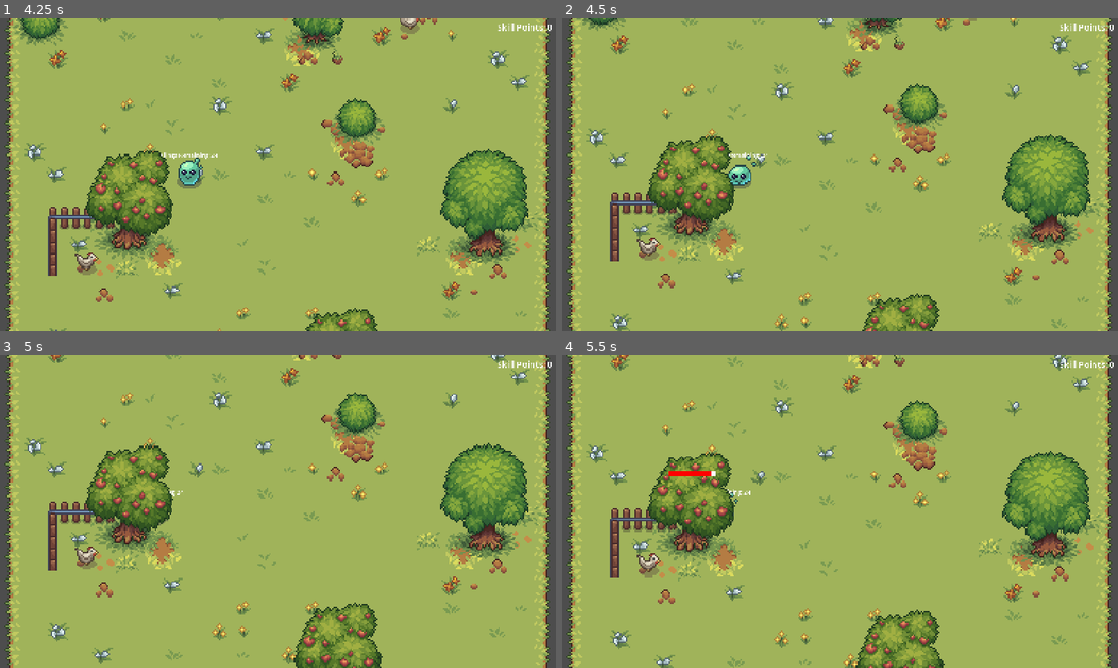
Above: before the commit, frames 1-4 (two rows, left to right).
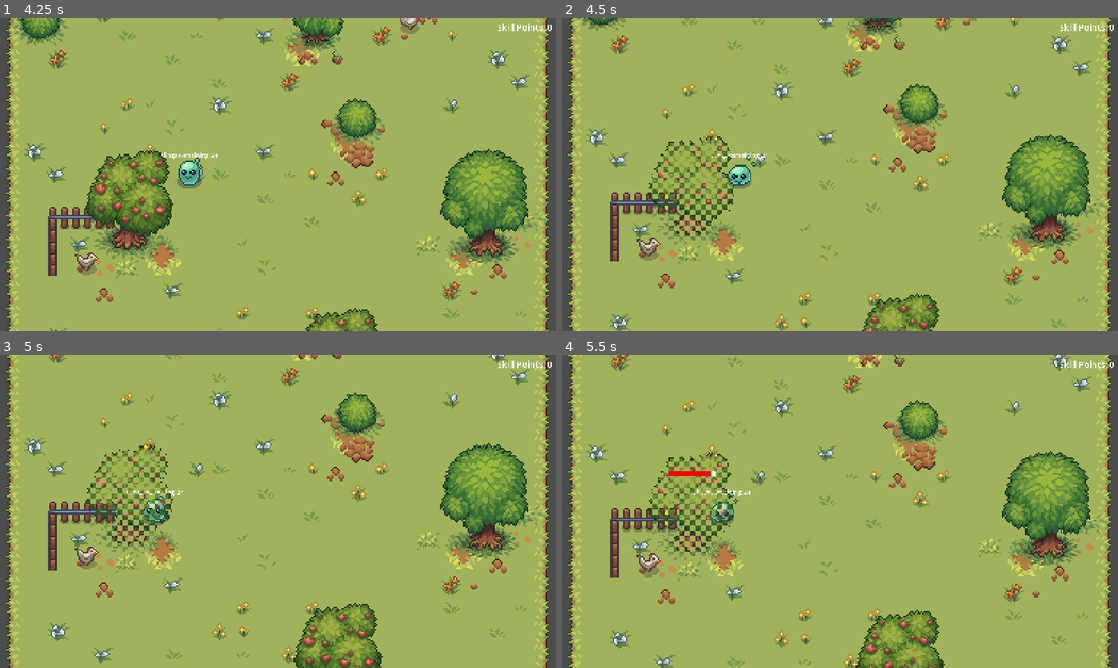
Above: after the commit, the same moments.

Repository: Auseawesome/HavenBounceBack
Game: Godot game, scene res://main.tscn
Two runs of this game, one before a commit and one after it. Both use one fixed random seed, a clock stepped at 60 frames per second and the inputs below.
Inputs (mouse positions are in pixels of both pictures, inside the frame that each line leads up to):
- Up to frame 1 (4.25 s): click "Play Game!" at 0.5 s; click "Enter Level" at 1.25 s; drag from (278, 174) to (333, 105) at 2.02 s; drag from (166, 190) to (250, 237) at 2.77 s; move the mouse to (333, 105) at 3.52 s; click (333, 105) at 3.67 s
- Up to frame 2 (4.5 s): drag from (812, 237) to (673, 127) at 4.27 s
- Up to frame 3 (5 s): no input
- Up to frame 4 (5.5 s): move the mouse to (1006, 558) at 5.02 s; click (1006, 558) at 5.17 s

Frame 1 is identical in both runs. In frame 2, 1.8% of the frame differs, in the area x 15-32%, y 37-73%; in frame 3, 1.8%; in frame 4, 1.7%.

Commit message:
Add transparency shader for obscured foliage

Diff:
--- /dev/null
+++ b/materials/translucent.gdshader
@@ -0,0 +1,19 @@
+shader_type canvas_item;
+
+void vertex() {
+	// Called for every vertex the material is visible on.
+}
+
+void fragment() {
+	int x = int(FRAGCOORD.x / 4.0);
+	int y = int(FRAGCOORD.y / 4.0);
+
+	if ((x + y) % 2 == 0) {
+		COLOR = vec4(0.0);
+	}
+}
+
+//void light() {
+//	// Called for every pixel for every light affecting the CanvasItem.
+//	// Uncomment to replace the default light processing function with this one.
+//}
--- /dev/null
+++ b/materials/translucent_material.tres
@@ -0,0 +1,6 @@
+[gd_resource type="ShaderMaterial" format=3 uid="uid://cmwgbx15tsck4"]
+
+[ext_resource type="Shader" uid="uid://c3aan343accfv" path="res://materials/translucent.gdshader" id="1_kxkd4"]
+
+[resource]
+shader = ExtResource("1_kxkd4")
--- a/obstacles/animals/chicken.tscn
+++ b/obstacles/animals/chicken.tscn
@@ -5,6 +5,10 @@
 
 [sub_resource type="CapsuleShape2D" id="CapsuleShape2D_p7dgv"]
 radius = 5.0
+height = 16.0
+
+[sub_resource type="CapsuleShape2D" id="CapsuleShape2D_xkbdm"]
+radius = 3.0
 height = 16.0
 
 [node name="Chicken" unique_id=841894801 instance=ExtResource("1_ouahf")]
@@ -20,8 +24,13 @@
 position = Vector2(0, 0)
 shape = SubResource("CapsuleShape2D_p7dgv")
 
-[node name="HealthBar" parent="." index="2" unique_id=1951282074]
+[node name="HealthBar" parent="." index="3" unique_id=1951282074]
 offset_left = -8.0
 offset_top = -17.0
 offset_right = 8.0
 offset_bottom = 15.0
+
+[node name="CollisionShape2D" parent="ObscuredArea" parent_id_path=PackedInt32Array(322378701) index="0" unique_id=360312612]
+position = Vector2(0, -4)
+rotation = 1.5707964
+shape = SubResource("CapsuleShape2D_xkbdm")
--- a/obstacles/animals/cow.tscn
+++ b/obstacles/animals/cow.tscn
@@ -6,6 +6,10 @@
 [sub_resource type="CapsuleShape2D" id="CapsuleShape2D_p7dgv"]
 radius = 7.0
 height = 32.0
+
+[sub_resource type="CapsuleShape2D" id="CapsuleShape2D_1sq0h"]
+radius = 6.0
+height = 34.0
 
 [node name="Cow" unique_id=841894801 instance=ExtResource("1_6q65o")]
 max_health = 150
@@ -20,6 +24,11 @@
 position = Vector2(0, 0)
 shape = SubResource("CapsuleShape2D_p7dgv")
 
-[node name="HealthBar" parent="." index="2" unique_id=1951282074]
+[node name="HealthBar" parent="." index="3" unique_id=1951282074]
 offset_top = -21.0
 offset_bottom = 11.0
+
+[node name="CollisionShape2D" parent="ObscuredArea" parent_id_path=PackedInt32Array(322378701) index="0" unique_id=360312612]
+position = Vector2(-1, -5)
+rotation = 1.5707964
+shape = SubResource("CapsuleShape2D_1sq0h")
--- a/obstacles/animals/pig.tscn
+++ b/obstacles/animals/pig.tscn
@@ -6,6 +6,10 @@
 [sub_resource type="CapsuleShape2D" id="CapsuleShape2D_p7dgv"]
 radius = 5.0
 height = 24.0
+
+[sub_resource type="CapsuleShape2D" id="CapsuleShape2D_l0452"]
+radius = 6.0
+height = 22.0
 
 [node name="Pig" unique_id=841894801 instance=ExtResource("1_foujj")]
 max_health = 150
@@ -20,6 +24,11 @@
 position = Vector2(0, 0)
 shape = SubResource("CapsuleShape2D_p7dgv")
 
-[node name="HealthBar" parent="." index="2" unique_id=1951282074]
+[node name="HealthBar" parent="." index="3" unique_id=1951282074]
 offset_top = -20.0
 offset_bottom = 12.0
+
+[node name="CollisionShape2D" parent="ObscuredArea" parent_id_path=PackedInt32Array(322378701) index="0" unique_id=360312612]
+position = Vector2(3, -6)
+rotation = 1.5707964
+shape = SubResource("CapsuleShape2D_l0452")
--- a/obstacles/fences/fence.tscn
+++ b/obstacles/fences/fence.tscn
@@ -6,6 +6,9 @@
 [sub_resource type="CapsuleShape2D" id="CapsuleShape2D_p7dgv"]
 radius = 6.0
 height = 20.0
+
+[sub_resource type="RectangleShape2D" id="RectangleShape2D_6fl25"]
+size = Vector2(16, 12)
 
 [node name="Fence" unique_id=841894801 instance=ExtResource("1_3pdb5")]
 max_health = 20
@@ -20,8 +23,12 @@
 position = Vector2(0, 0)
 shape = SubResource("CapsuleShape2D_p7dgv")
 
-[node name="HealthBar" parent="." index="2" unique_id=1951282074]
+[node name="HealthBar" parent="." index="3" unique_id=1951282074]
 offset_left = -7.0
 offset_top = -18.0
 offset_right = 7.0
 offset_bottom = 14.0
+
+[node name="CollisionShape2D" parent="ObscuredArea" parent_id_path=PackedInt32Array(322378701) index="0" unique_id=360312612]
+position = Vector2(0, -4)
+shape = SubResource("RectangleShape2D_6fl25")
--- a/obstacles/fences/fence_back_left.tscn
+++ b/obstacles/fences/fence_back_left.tscn
@@ -6,6 +6,9 @@
 [sub_resource type="CapsuleShape2D" id="CapsuleShape2D_p7dgv"]
 radius = 6.0
 height = 20.0
+
+[sub_resource type="RectangleShape2D" id="RectangleShape2D_qi21q"]
+size = Vector2(16, 12)
 
 [node name="FenceBackLeft" unique_id=841894801 instance=ExtResource("1_3boel")]
 max_health = 20
@@ -20,8 +23,12 @@
 position = Vector2(0, 0)
 shape = SubResource("CapsuleShape2D_p7dgv")
 
-[node name="HealthBar" parent="." index="2" unique_id=1951282074]
+[node name="HealthBar" parent="." index="3" unique_id=1951282074]
 offset_left = -7.0
 offset_top = -18.0
 offset_right = 7.0
 offset_bottom = 14.0
+
+[node name="CollisionShape2D" parent="ObscuredArea" parent_id_path=PackedInt32Array(322378701) index="0" unique_id=360312612]
+position = Vector2(0, -4)
+shape = SubResource("RectangleShape2D_qi21q")
--- a/obstacles/fences/fence_back_right.tscn
+++ b/obstacles/fences/fence_back_right.tscn
@@ -6,6 +6,9 @@
 [sub_resource type="CapsuleShape2D" id="CapsuleShape2D_p7dgv"]
 radius = 6.0
 height = 20.0
+
+[sub_resource type="RectangleShape2D" id="RectangleShape2D_xdr6u"]
+size = Vector2(16, 12)
 
 [node name="FenceBackRight" unique_id=841894801 instance=ExtResource("1_oibkg")]
 max_health = 20
@@ -20,8 +23,12 @@
 position = Vector2(0, 0)
 shape = SubResource("CapsuleShape2D_p7dgv")
 
-[node name="HealthBar" parent="." index="2" unique_id=1951282074]
+[node name="HealthBar" parent="." index="3" unique_id=1951282074]
 offset_left = -7.0
 offset_top = -18.0
 offset_right = 7.0
 offset_bottom = 14.0
+
+[node name="CollisionShape2D" parent="ObscuredArea" parent_id_path=PackedInt32Array(322378701) index="0" unique_id=360312612]
+position = Vector2(0, -4)
+shape = SubResource("RectangleShape2D_xdr6u")
--- a/obstacles/fences/fence_left.tscn
+++ b/obstacles/fences/fence_left.tscn
@@ -6,6 +6,9 @@
 [sub_resource type="CapsuleShape2D" id="CapsuleShape2D_p7dgv"]
 radius = 6.0
 height = 20.0
+
+[sub_resource type="RectangleShape2D" id="RectangleShape2D_ocdu2"]
+size = Vector2(16, 12)
 
 [node name="FenceLeft" unique_id=841894801 instance=ExtResource("1_s75w6")]
 max_health = 20
@@ -20,8 +23,12 @@
 position = Vector2(0, 0)
 shape = SubResource("CapsuleShape2D_p7dgv")
 
-[node name="HealthBar" parent="." index="2" unique_id=1951282074]
+[node name="HealthBar" parent="." index="3" unique_id=1951282074]
 offset_left = -7.0
 offset_top = -18.0
 offset_right = 7.0
 offset_bottom = 14.0
+
+[node name="CollisionShape2D" parent="ObscuredArea" parent_id_path=PackedInt32Array(322378701) index="0" unique_id=360312612]
+position = Vector2(0, -4)
+shape = SubResource("RectangleShape2D_ocdu2")
--- a/obstacles/fences/fence_right.tscn
+++ b/obstacles/fences/fence_right.tscn
@@ -6,6 +6,9 @@
 [sub_resource type="CapsuleShape2D" id="CapsuleShape2D_p7dgv"]
 radius = 6.0
 height = 20.0
+
+[sub_resource type="RectangleShape2D" id="RectangleShape2D_6e4fs"]
+size = Vector2(16, 12)
 
 [node name="FenceRight" unique_id=841894801 instance=ExtResource("1_gklny")]
 max_health = 20
@@ -20,8 +23,12 @@
 position = Vector2(0, 0)
 shape = SubResource("CapsuleShape2D_p7dgv")
 
-[node name="HealthBar" parent="." index="2" unique_id=1951282074]
+[node name="HealthBar" parent="." index="3" unique_id=1951282074]
 offset_left = -7.0
 offset_top = -18.0
 offset_right = 7.0
 offset_bottom = 14.0
+
+[node name="CollisionShape2D" parent="ObscuredArea" parent_id_path=PackedInt32Array(322378701) index="0" unique_id=360312612]
+position = Vector2(0, -4)
+shape = SubResource("RectangleShape2D_6e4fs")
--- a/obstacles/fences/fence_up_left.tscn
+++ b/obstacles/fences/fence_up_left.tscn
@@ -6,6 +6,9 @@
 [sub_resource type="CapsuleShape2D" id="CapsuleShape2D_p7dgv"]
 radius = 3.5
 height = 22.0
+
+[sub_resource type="RectangleShape2D" id="RectangleShape2D_q1tgy"]
+size = Vector2(7, 9)
 
 [node name="FenceUpLeft" unique_id=841894801 instance=ExtResource("1_dyc8c")]
 max_health = 20
@@ -21,8 +24,12 @@
 rotation = 0.0
 shape = SubResource("CapsuleShape2D_p7dgv")
 
-[node name="HealthBar" parent="." index="2" unique_id=1951282074]
+[node name="HealthBar" parent="." index="3" unique_id=1951282074]
 offset_left = -7.0
 offset_top = -18.0
 offset_right = 7.0
 offset_bottom = 14.0
+
+[node name="CollisionShape2D" parent="ObscuredArea" parent_id_path=PackedInt32Array(322378701) index="0" unique_id=360312612]
+position = Vector2(-3.5, -6.5)
+shape = SubResource("RectangleShape2D_q1tgy")
--- a/obstacles/fences/fence_up_right.tscn
+++ b/obstacles/fences/fence_up_right.tscn
@@ -6,6 +6,9 @@
 [sub_resource type="CapsuleShape2D" id="CapsuleShape2D_p7dgv"]
 radius = 3.5
 height = 22.0
+
+[sub_resource type="RectangleShape2D" id="RectangleShape2D_hrpam"]
+size = Vector2(7, 9)
 
 [node name="FenceUpRight" unique_id=841894801 instance=ExtResource("1_l4cry")]
 max_health = 20
@@ -21,8 +24,12 @@
 rotation = 0.0
 shape = SubResource("CapsuleShape2D_p7dgv")
 
-[node name="HealthBar" parent="." index="2" unique_id=1951282074]
+[node name="HealthBar" parent="." index="3" unique_id=1951282074]
 offset_left = -7.0
 offset_top = -18.0
 offset_right = 7.0
 offset_bottom = 14.0
+
+[node name="CollisionShape2D" parent="ObscuredArea" parent_id_path=PackedInt32Array(322378701) index="0" unique_id=360312612]
+position = Vector2(4.5, -7)
+shape = SubResource("RectangleShape2D_hrpam")
--- a/obstacles/foliage/apple_tree.tscn
+++ b/obstacles/foliage/apple_tree.tscn
@@ -1,6 +1,10 @@
 [gd_scene format=3 uid="uid://dxpoqpllbu70g"]
 
 [ext_resource type="PackedScene" uid="uid://bqihy530r71g4" path="res://obstacles/obstacle_base.tscn" id="1_rgfyn"]
+
+[sub_resource type="CapsuleShape2D" id="CapsuleShape2D_4pjhv"]
+radius = 26.0
+height = 56.0
 
 [node name="AppleTree" unique_id=841894801 instance=ExtResource("1_rgfyn")]
 max_health = 50
@@ -13,6 +17,10 @@
 [node name="CollisionShape2D" parent="." index="1" unique_id=396573896]
 position = Vector2(0, 0)
 
-[node name="HealthBar" parent="." index="2" unique_id=1951282074]
+[node name="HealthBar" parent="." index="3" unique_id=1951282074]
 offset_top = -49.0
 offset_bottom = -17.0
+
+[node name="CollisionShape2D" parent="ObscuredArea" parent_id_path=PackedInt32Array(322378701) index="0" unique_id=360312612]
+position = Vector2(0, -30)
+shape = SubResource("CapsuleShape2D_4pjhv")
--- a/obstacles/foliage/big_tree.tscn
+++ b/obstacles/foliage/big_tree.tscn
@@ -12,6 +12,9 @@
 [node name="CollisionShape2D" parent="." index="1" unique_id=396573896]
 position = Vector2(0, 0)
 
-[node name="HealthBar" parent="." index="2" unique_id=1951282074]
+[node name="HealthBar" parent="." index="3" unique_id=1951282074]
 offset_top = -40.0
 offset_bottom = -8.0
+
+[node name="CollisionShape2D" parent="ObscuredArea" parent_id_path=PackedInt32Array(322378701) index="0" unique_id=360312612]
+position = Vector2(0, -32)
--- a/obstacles/foliage/bush.tscn
+++ b/obstacles/foliage/bush.tscn
@@ -5,6 +5,9 @@
 [sub_resource type="CapsuleShape2D" id="CapsuleShape2D_p7dgv"]
 radius = 9.0
 height = 24.0
+
+[sub_resource type="CircleShape2D" id="CircleShape2D_u2qxv"]
+radius = 12.0
 
 [node name="Bush" unique_id=841894801 instance=ExtResource("1_8p6xh")]
 max_health = 15
@@ -17,6 +20,10 @@
 position = Vector2(0, 0)
 shape = SubResource("CapsuleShape2D_p7dgv")
 
-[node name="HealthBar" parent="." index="2" unique_id=1951282074]
+[node name="HealthBar" parent="." index="3" unique_id=1951282074]
 offset_top = -25.0
 offset_bottom = 7.0
+
+[node name="CollisionShape2D" parent="ObscuredArea" parent_id_path=PackedInt32Array(322378701) index="0" unique_id=360312612]
+position = Vector2(0, -5)
+shape = SubResource("CircleShape2D_u2qxv")
--- a/obstacles/foliage/small_tree.tscn
+++ b/obstacles/foliage/small_tree.tscn
@@ -5,6 +5,9 @@
 [sub_resource type="CapsuleShape2D" id="CapsuleShape2D_p7dgv"]
 radius = 6.0
 height = 16.0
+
+[sub_resource type="CircleShape2D" id="CircleShape2D_j4jwp"]
+radius = 19.026299
 
 [node name="SmallTree" unique_id=841894801 instance=ExtResource("1_p7dgv")]
 max_health = 25
@@ -17,6 +20,10 @@
 position = Vector2(0, 0)
 shape = SubResource("CapsuleShape2D_p7dgv")
 
-[node name="HealthBar" parent="." index="2" unique_id=1951282074]
+[node name="HealthBar" parent="." index="3" unique_id=1951282074]
 offset_top = -43.0
 offset_bottom = -11.0
+
+[node name="CollisionShape2D" parent="ObscuredArea" parent_id_path=PackedInt32Array(322378701) index="0" unique_id=360312612]
+position = Vector2(0, -19)
+shape = SubResource("CircleShape2D_j4jwp")
--- a/obstacles/obstacle.gd
+++ b/obstacles/obstacle.gd
@@ -6,6 +6,9 @@
 
 @export
 var points : int = 10
+
+@export
+var obscured_material: Material
 
 @onready
 var health := max_health
@@ -22,3 +25,9 @@
 
 func _on_show_health_timer_timeout() -> void:
 	$HealthBar.visible = false
+
+func _on_player_obscured(_body: Node) -> void:
+	$Sprite2D.material = obscured_material
+
+func _on_player_not_obscured(_body: Node) -> void:
+	$Sprite2D.material = null
--- a/obstacles/obstacle_base.tscn
+++ b/obstacles/obstacle_base.tscn
@@ -1,14 +1,19 @@
 [gd_scene format=3 uid="uid://bqihy530r71g4"]
 
 [ext_resource type="Script" uid="uid://bpg0okh3h0ln7" path="res://obstacles/obstacle.gd" id="1_aubd6"]
+[ext_resource type="Material" uid="uid://cmwgbx15tsck4" path="res://materials/translucent_material.tres" id="1_h4oax"]
 [ext_resource type="Texture2D" uid="uid://li21tr03xfke" path="res://sprites/obstacles/Trees_rocks.png" id="2_vcivv"]
 
 [sub_resource type="CapsuleShape2D" id="CapsuleShape2D_onrkg"]
 radius = 9.0
 height = 26.0
 
+[sub_resource type="CircleShape2D" id="CircleShape2D_0x1uw"]
+radius = 30.016663
+
 [node name="Obstacle" type="StaticBody2D" unique_id=841894801]
 script = ExtResource("1_aubd6")
+obscured_material = ExtResource("1_h4oax")
 metadata/_custom_type_script = "uid://bpg0okh3h0ln7"
 
 [node name="Sprite2D" type="Sprite2D" parent="." unique_id=2041058344]
@@ -50,4 +55,15 @@
 grow_vertical = 2
 color = Color(1, 0, 0, 1)
 
+[node name="ObscuredArea" type="Area2D" parent="." unique_id=322378701]
+collision_layer = 0
+collision_mask = 2
+monitorable = false
+
+[node name="CollisionShape2D" type="CollisionShape2D" parent="ObscuredArea" unique_id=360312612]
+position = Vector2(0, -8)
+shape = SubResource("CircleShape2D_0x1uw")
+
 [connection signal="timeout" from="ShowHealthTimer" to="." method="_on_show_health_timer_timeout"]
+[connection signal="body_entered" from="ObscuredArea" to="." method="_on_player_obscured"]
+[connection signal="body_exited" from="ObscuredArea" to="." method="_on_player_not_obscured"]
--- a/world/player.tscn
+++ b/world/player.tscn
@@ -207,6 +207,7 @@
 radius = 72.0
 
 [node name="Player" type="RigidBody2D" unique_id=1734332466]
+collision_layer = 3
 physics_material_override = SubResource("PhysicsMaterial_udeww")
 contact_monitor = true
 max_contacts_reported = 16
Not shown, added: materials/translucent.gdshader.uid
